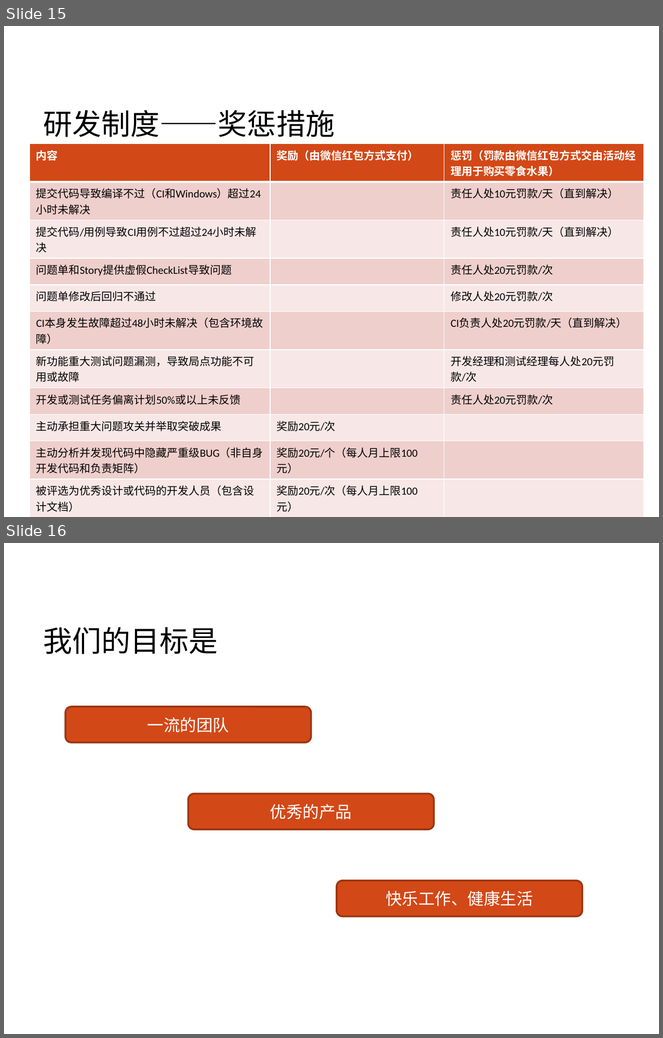
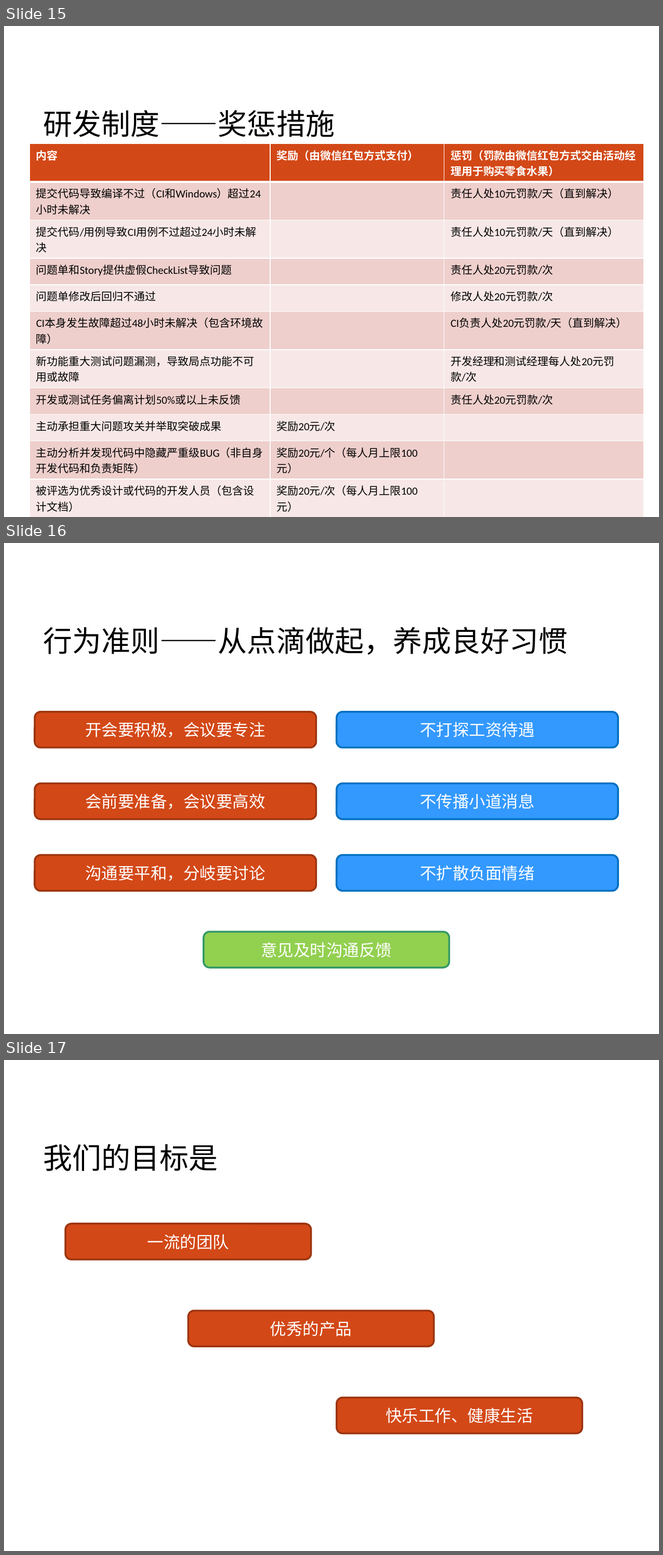
Before and after one commit to Vivian-hihi/SequoiaDB, a slide deck: internal_doc/00.项目管理/02.制度宣传/2016研发组织结构和制度流程宣传.pptx. Shown one above the other, each under a label of ours: slides 15 and 16 before the commit, slides 15, 16 and 17 after it. The pictures are 663x1038 and 663x1555 pixels, drawn with LibreOffice and Linux fonts; fonts in the diff are those of the drawing; background and template pictures are left out. Boxes give left, top, right and bottom in pixels: in the first picture for what was removed or moved away, otherwise in the second. Text is boxed around its words. In the diff, an @@ line names an element or a change of style, - is before the commit and + after.

```diff
--- a/internal_doc/00.项目管理/02.制度宣传/2016研发组织结构和制度流程宣传.pptx
+++ b/internal_doc/00.项目管理/02.制度宣传/2016研发组织结构和制度流程宣传.pptx
@@ slide 16 added at bbox=[4, 543, 659, 1034], background picture (left out) @@
@@ title added at bbox=[44, 627, 568, 655], 32 pt, text #000000 @@
+行为准则——从点滴做起，养成良好习惯
@@ rounded rectangle added at bbox=[35, 712, 317, 748], fill #D34817, outline #9C3511 2 pt, 18 pt, text #FFFFFF @@
+开会要积极，会议要专注
@@ rounded rectangle added at bbox=[337, 712, 619, 748], fill #3399FF, outline #0070C0 2 pt, 18 pt, text #FFFFFF @@
+不打探工资待遇
@@ rounded rectangle added at bbox=[35, 783, 317, 820], fill #D34817, outline #9C3511 2 pt, 18 pt, text #FFFFFF @@
+会前要准备，会议要高效
@@ rounded rectangle added at bbox=[337, 783, 619, 820], fill #3399FF, outline #0070C0 2 pt, 18 pt, text #FFFFFF @@
+不传播小道消息
@@ rounded rectangle added at bbox=[35, 856, 317, 891], fill #D34817, outline #9C3511 2 pt, 18 pt, text #FFFFFF @@
+沟通要平和，分岐要讨论
@@ rounded rectangle added at bbox=[337, 856, 619, 891], fill #3399FF, outline #0070C0 2 pt, 18 pt, text #FFFFFF @@
+不扩散负面情绪
@@ rounded rectangle added at bbox=[204, 932, 450, 968], fill #92D050, outline #339966 2 pt, 18 pt, text #FFFFFF @@
+意见及时沟通反馈
@@ what was slide 16 is now slide 17 @@
```
Also in this commit, not shown: 4 slides changed.
